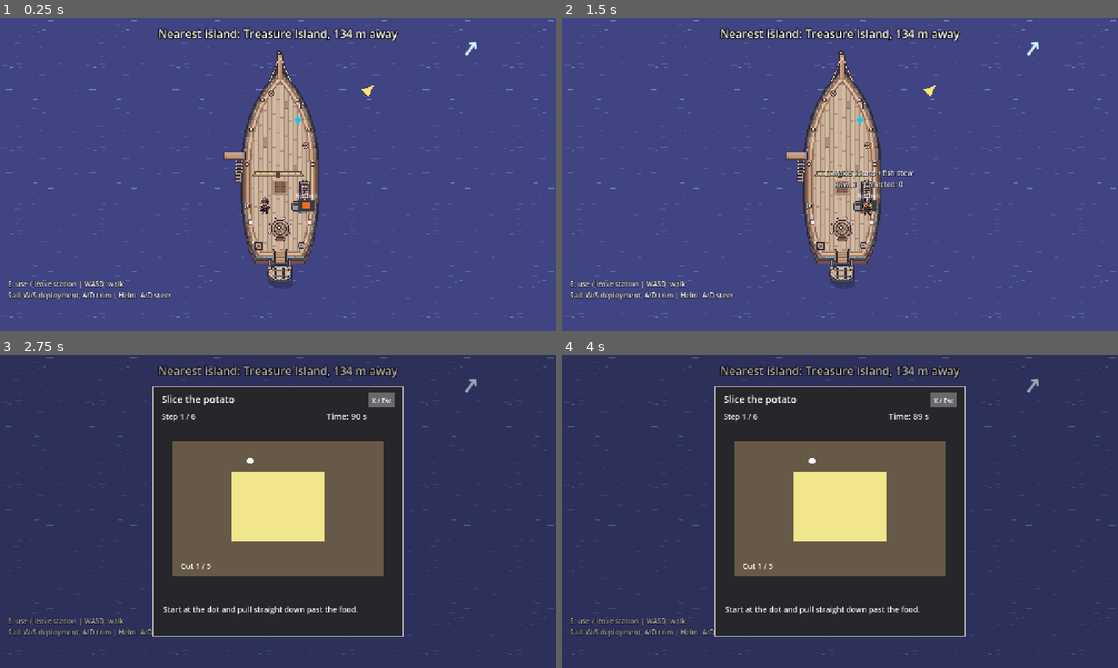
Above: before the commit, frames 1-4 (two rows, left to right).
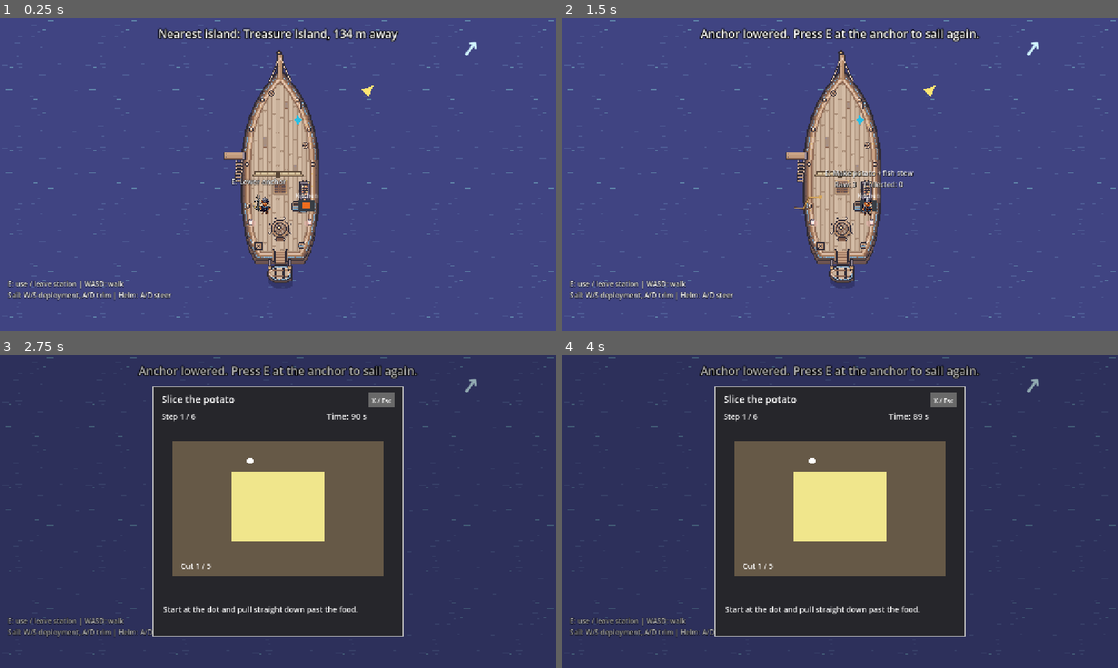
Above: after the commit, the same moments.

Repository: whitneyakred/gaming
Game: Godot game, scene res://scenes/main.tscn
Same seed, same stepped clock (60 frames per second), same inputs: the game is played once before the commit and once after it.
Inputs (mouse positions are in pixels of both pictures, inside the frame that each line leads up to):
- Up to frame 1 (0.25 s): no input
- Up to frame 2 (1.5 s): tap Enter at 0.5 s; move the mouse to (962, 158) at 0.52 s; hold D (move_right) 0.53-1.25 s; hold E (fish) 0.53-1.25 s; click (962, 158) at 0.67 s; tap Space at 0.77 s; drag from (728, 190) to (840, 252) at 1.27 s
- Up to frame 3 (2.75 s): tap E (fish) at 2 s; move the mouse to (333, 442) at 2.02 s; hold D (move_right) from 2.03 s (still down); hold E (fish) from 2.03 s (still down); click (333, 442) at 2.17 s
- Up to frame 4 (4 s): release D (move_right) at 2.75 s; release E (fish) at 2.75 s; drag from (840, 511) to (673, 464) at 2.77 s; tap E (fish) at 3.5 s; move the mouse to (1006, 558) at 3.52 s; hold A (move_left) from 3.53 s (still down); hold E (fish) from 3.53 s (still down); click (1006, 558) at 3.67 s; tap Space at 3.77 s

The runs differ from the first frame. In frame 1, 0.2% of the frame differs, in the area x 41-52%, y 51-62%; in frame 2, 1.3%, in the area x 24-76%, y 3-62%; in frame 3, 1.1%; in frame 4, 1.1%.

Commit message:
Add solo anchor system with island docking support

Diff:
--- /dev/null
+++ b/scenes/sailing/anchor_station.tscn
@@ -0,0 +1,25 @@
+[gd_scene load_steps=3 format=3]
+
+[ext_resource type="Script" path="res://scripts/sailing/anchor_station.gd" id="1"]
+[ext_resource type="Texture2D" path="res://assets/anchor_standalone.png" id="2"]
+
+[node name="Anchor" type="Node2D"]
+script = ExtResource("1")
+interaction_distance = 30.0
+
+[node name="AnchorArtwork" type="Sprite2D" parent="."]
+texture_filter = 1
+scale = Vector2(0.035, 0.035)
+texture = ExtResource("2")
+
+[node name="Prompt" type="Label" parent="."]
+visible = false
+offset_left = -65.0
+offset_top = -60.0
+offset_right = 65.0
+offset_bottom = -35.0
+mouse_filter = 2
+theme_override_colors/font_outline_color = Color(0, 0, 0, 1)
+theme_override_constants/outline_size = 4
+text = "E: Lower anchor"
+horizontal_alignment = 1
--- a/scenes/ship.tscn
+++ b/scenes/ship.tscn
@@ -16,6 +16,7 @@
 [ext_resource type="Script" uid="uid://cx41u6oa2ga7r" path="res://scripts/inventory-system/player_inventory.gd" id="13_mx31c"]
 [ext_resource type="Script" path="res://scripts/islands/world_island.gd" id="14"]
 [ext_resource type="Texture2D" path="res://assets/island_large.png" id="15"]
+[ext_resource type="PackedScene" path="res://scenes/sailing/anchor_station.tscn" id="16"]
 
 [sub_resource type="RectangleShape2D" id="SternShape"]
 size = Vector2(44, 40)
@@ -127,6 +128,11 @@
 ship = NodePath("..")
 local_player = NodePath("../Player")
 
+[node name="Anchor" parent="." node_paths=PackedStringArray("ship", "local_player") instance=ExtResource("16")]
+position = Vector2(-45, 65)
+ship = NodePath("..")
+local_player = NodePath("../Player")
+
 [node name="Camera2D" type="Camera2D" parent="." unique_id=1396266102]
 
 [node name="Player" parent="." unique_id=656477266 instance=ExtResource("5")]
--- /dev/null
+++ b/scripts/sailing/anchor_station.gd
@@ -0,0 +1,39 @@
+class_name AnchorStation
+extends ShipStation
+## A one-press station: toggle the anchor, then immediately return crew control.
+
+@export var water_offset: Vector2 = Vector2(-60, 25)
+@onready var artwork: Sprite2D = $AnchorArtwork
+@onready var prompt: Label = $Prompt
+
+func _ready() -> void:
+	if is_instance_valid(ship):
+		ship.anchor_changed.connect(_update_artwork)
+	_update_artwork(false)
+
+func try_take_control(crew: CharacterBody2D) -> bool:
+	if not super.try_take_control(crew):
+		return false
+	ship.anchor_deployed = not ship.anchor_deployed
+	release_control()
+	return true
+
+func _process(_delta: float) -> void:
+	prompt.visible = is_instance_valid(ship) and ship.stations_enabled \
+		and can_interact(local_player) and not local_player.get("using_station") \
+		and local_player.is_physics_processing()
+	if prompt.visible:
+		prompt.text = "E: Raise anchor" if ship.anchor_deployed else "E: Lower anchor"
+
+func _update_artwork(_deployed: bool) -> void:
+	artwork.visible = not is_instance_valid(ship) or not ship.anchor_deployed
+	queue_redraw()
+
+func _draw() -> void:
+	if not is_instance_valid(ship) or not ship.anchor_deployed:
+		return
+	var ring := water_offset + Vector2(0, -13)
+	var rope := PackedVector2Array([Vector2(0, -13), Vector2(-26, -12), ring * 0.65 + Vector2(0, 6), ring])
+	draw_polyline(rope, Color("4c2d17"), 4.0, true)
+	draw_polyline(rope, Color("d4a55b"), 2.0, true)
+	draw_circle(Vector2(0, -13), 4.0, Color("d4a55b"))
--- a/scripts/sailing/ship_motion.gd
+++ b/scripts/sailing/ship_motion.gd
@@ -3,10 +3,12 @@
 ## Owns ship movement and local wind. Stations submit commands; no input is read here.
 
 signal sail_changed()
+signal anchor_changed(deployed: bool)
 
 @export_range(0.0, 500.0) var maximum_speed: float = 110.0
 @export_range(0.1, 200.0) var acceleration: float = 22.0
 @export_range(0.1, 200.0) var deceleration: float = 30.0
+@export_range(1.0, 300.0) var anchor_braking: float = 65.0
 @export_range(0.1, 3.0) var maximum_wheel_turns: float = 1.5
 ## Radians per second, matching the reference project's gradual rudder steering.
 @export_range(0.01, 1.0) var maximum_turn_rate: float = 0.16
@@ -30,6 +32,14 @@
 var wheel_angle_degrees: float = 0.0
 var turn_rate: float = 0.0
 var stations_enabled: bool = true
+var anchor_deployed: bool = false:
+	set(value):
+		if anchor_deployed == value:
+			return
+		anchor_deployed = value
+		if value:
+			turn_rate = 0.0
+		anchor_changed.emit(value)
 
 func _ready() -> void:
 	# Move the shared parent before crew perform their own walking/collision step.
@@ -72,6 +82,8 @@
 		sail_changed.emit()
 
 func get_target_speed() -> float:
+	if anchor_deployed:
+		return 0.0
 	var sail_direction := Vector2.UP.rotated(global_rotation + deg_to_rad(sail_angle_degrees))
 	var strength := clampf(wind_velocity.length(), 0.0, 1.0)
 	# The cloth billows along sail_direction. Only wind pushing that way fills it.
@@ -85,9 +97,13 @@
 	var rudder := wheel_angle_degrees / (maximum_wheel_turns * 360.0)
 	var steerage := clampf(speed / 100.0, 0.08, 1.0)
 	turn_rate = move_toward(turn_rate, rudder * maximum_turn_rate * steerage, turn_acceleration * delta)
+	if anchor_deployed:
+		turn_rate = 0.0
 	global_rotation += turn_rate * delta
 	var target_speed := get_target_speed()
 	var rate := acceleration if target_speed > speed else deceleration
+	if anchor_deployed:
+		rate = anchor_braking
 	speed = move_toward(speed, target_speed, rate * delta)
 	global_position += Vector2.UP.rotated(global_rotation) * speed * delta
 	# Deck and crew inherit the same transform. Do not also add ship velocity to crew.
--- a/scripts/ship.gd
+++ b/scripts/ship.gd
@@ -83,7 +83,7 @@
 		if _leaving_island and global_position.distance_to(_leaving_island.get_dock_position()) > docking_distance * 3.0:
 			_leaving_island = null
 		var dock_target := _island_in_docking_range()
-		if dock_target:
+		if dock_target and not anchor_deployed:
 			_dock(dock_target)
 		else:
 			_update_sailing_status()
@@ -137,6 +137,9 @@
 	return null
 
 func _update_sailing_status() -> void:
+	if anchor_deployed:
+		_set_status("Anchor lowered. Press E at the anchor to sail again.")
+		return
 	var nearest := get_nearest_island()
 	if nearest == null:
 		_set_status("All islands explored!")
@@ -172,6 +175,7 @@
 
 func _stop_sailing() -> void:
 	stations_enabled = false
+	anchor_deployed = true
 	$Helm.release_control()
 	$Sail.release_control()
 	speed = 0.0
@@ -227,6 +231,7 @@
 	_leaving_island = from_island
 	_docked_island = null
 	_state = State.SAILING
+	anchor_deployed = false
 	stations_enabled = true
 	_update_sailing_status()
 
--- /dev/null
+++ b/tests/anchor_integration.gd
@@ -0,0 +1,76 @@
+extends SceneTree
+## Run: Godot --headless --path . --script res://tests/anchor_integration.gd
+
+var failures: int = 0
+
+func _initialize() -> void:
+	_run.call_deferred()
+
+func _check(condition: bool, message: String) -> void:
+	if not condition:
+		failures += 1
+		push_error(message)
+
+func _press_interact() -> void:
+	var event := InputEventAction.new()
+	event.action = "interact"
+	event.pressed = true
+	Input.parse_input_event(event)
+	await process_frame
+	event = InputEventAction.new()
+	event.action = "interact"
+	event.pressed = false
+	Input.parse_input_event(event)
+	await process_frame
+
+func _run() -> void:
+	change_scene_to_file("res://scenes/main.tscn")
+	await scene_changed
+	var ship := current_scene.get_node("Ship") as Ship
+	var anchor := ship.get_node("Anchor") as AnchorStation
+	var player := ship.player
+	ship.set_physics_process(false)
+	ship.changing_wind_enabled = false
+	ship.wind_velocity = Vector2.UP
+	_check(not ship.anchor_deployed and anchor.artwork.visible, "The anchor must start raised")
+	player.position = Vector2(0, -100)
+	_check(not anchor.try_take_control(player), "The anchor must reject interaction from far away")
+	player.position = anchor.position
+	player.try_use_station(ship.get_node("Sail"))
+	_check(not anchor.try_take_control(player), "The anchor must respect another station's crew lock")
+	player.leave_station(ship.get_node("Sail"))
+	await _press_interact()
+	_check(ship.anchor_deployed and not player.using_station, "E must lower the anchor once and immediately release the crew")
+	_check(not anchor.artwork.visible and anchor.prompt.text == "E: Raise anchor", "Artwork and prompt must follow the lowered anchor")
+	ship.set_sail_level(3)
+	ship.set_wheel_angle(360)
+	ship.speed = ship.maximum_speed
+	var heading := ship.global_rotation
+	ship._physics_process(0.25)
+	_check(ship.speed > 0 and ship.speed < ship.maximum_speed, "Lowering must brake gradually")
+	_check(ship.get_target_speed() == 0, "A lowered anchor must prevent sail propulsion")
+	for frame in range(240):
+		ship._physics_process(1.0 / 60.0)
+	var stopped_position := ship.global_position
+	for frame in range(120):
+		ship._physics_process(1.0 / 60.0)
+	_check(ship.speed == 0 and ship.global_position == stopped_position, "The anchor must hold the ship stationary")
+	_check(ship.global_rotation == heading, "The anchor must prevent turning even with the wheel turned")
+	ship.set_wheel_angle(0)
+	await _press_interact()
+	_check(not ship.anchor_deployed and anchor.artwork.visible and not player.using_station, "E must raise the anchor and release the crew")
+	ship._physics_process(0.5)
+	_check(ship.speed > 0 and ship.global_position != stopped_position, "Raising must restore sailing with the existing sail setting")
+	ship.anchor_deployed = true
+	ship.speed = 0
+	ship.global_position = ship.get_island(&"CoconutIsland").get_dock_position()
+	ship._physics_process(0.1)
+	_check(ship._state == Ship.State.SAILING, "Manual anchoring must prevent automatic docking")
+	ship.anchor_deployed = false
+	ship._physics_process(0.01)
+	_check(ship._state == Ship.State.DOCKING and ship.anchor_deployed, "Raising near an island must allow docking to lower the anchor automatically")
+	await create_timer(1.0).timeout
+	_check(ship._state == Ship.State.ANCHORED and ship.speed == 0, "Docking must finish with the ship stopped")
+	_check(not anchor.try_take_control(player), "A docked ship must not allow manual raising")
+	print("Anchor integration: %d failure(s)" % failures)
+	quit(0 if failures == 0 else 1)
--- a/tests/sailing_integration.gd
+++ b/tests/sailing_integration.gd
@@ -106,6 +106,8 @@
 			break
 	_check(ship._state == Ship.State.ANCHORED, "Reaching the docking marker must anchor the ship")
 	_check(ship.speed == 0 and ship.sail_level == 0 and not ship.stations_enabled, "Docking must stop sailing")
+	_check(ship.anchor_deployed and not ship.get_node("Anchor/AnchorArtwork").visible, "Docking must lower the anchor and update its artwork")
+	_check(not ship.get_node("Anchor").try_take_control(player), "The anchor must stay locked during island docking")
 	_check(ship.global_position.distance_to(ship._dock_position) < 1, "Docking must align the rowboat route with land")
 	player.position = ship.stern_zone.position
 	await _wait(0.3)
@@ -139,6 +141,7 @@
 		if ship._state == Ship.State.SAILING:
 			break
 	_check(ship._state == Ship.State.SAILING, "Return cutscene must finish")
+	_check(not ship.anchor_deployed and ship.get_node("Anchor/AnchorArtwork").visible, "Returning must raise the anchor and update its artwork")
 	_check(ship.global_position.distance_to(ship.get_island(&"CoconutIsland").get_dock_position()) < 1, "Returning must put the ship back at the island it left from")
 	_check(ship.get_nearest_island() == ship.get_island(&"TreasureIsland"), "A finished island must no longer count as the nearest island")
 	_check(ship.player.visible and not ship.player.using_station, "Returning must restore player movement")
Binary file added: assets/anchor_standalone.png
Not shown, added: assets/anchor_standalone.png.import
Not shown, added: scripts/sailing/anchor_station.gd.uid
Not shown, added: tests/anchor_integration.gd.uid
